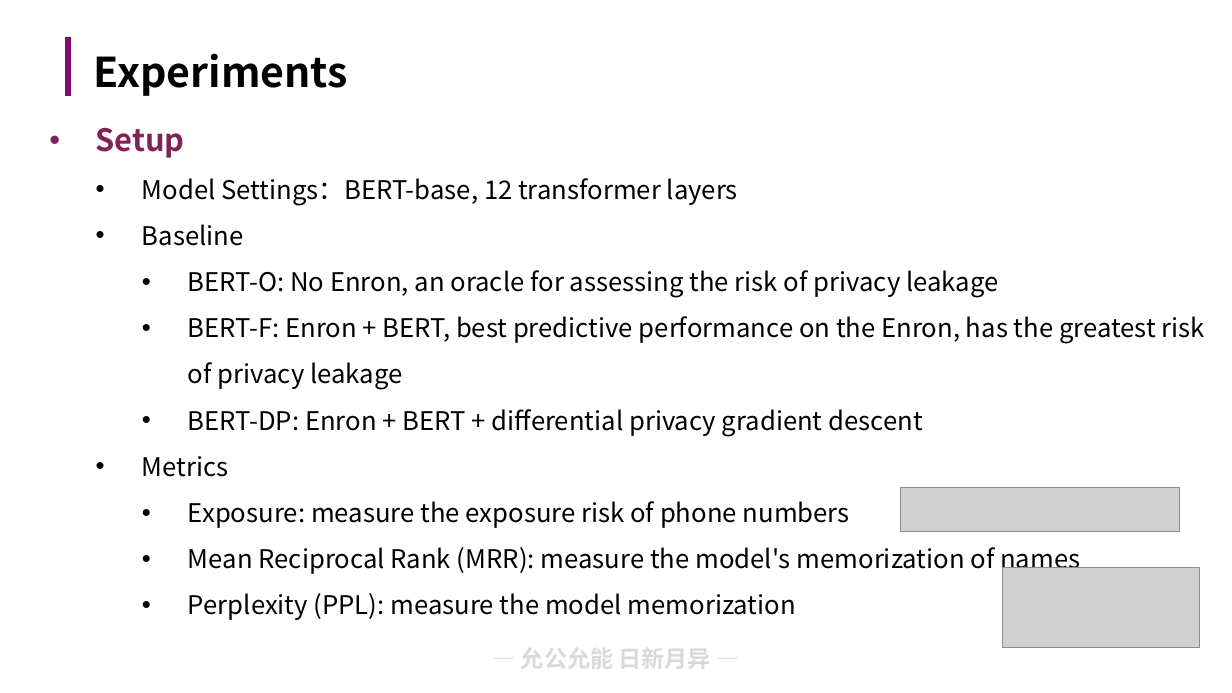
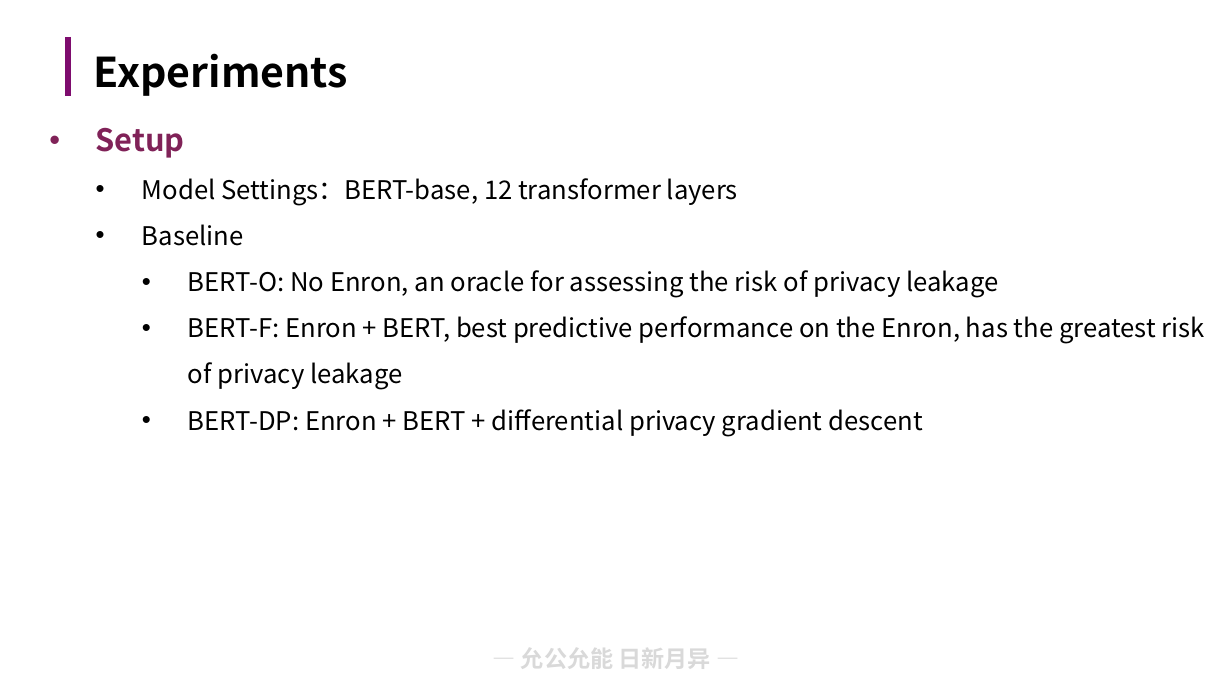
Before and after one commit to lxmliu2002/Data_Security, a slide deck: slide 14 of lab7/report/slides.pptx. Drawn at 1232x693 pixels with LibreOffice and Linux fonts; fonts in the diff are those of the drawing; grey boxes stand for pictures; background and template pictures are left out. Boxes give left, top, right and bottom in pixels: in the first picture for what was removed or moved away, otherwise in the second. Text is boxed around its words. In the diff, an @@ line names an element or a change of style, - is before the commit and + after.

```diff
--- a/lab7/report/slides.pptx
+++ b/lab7/report/slides.pptx
@@ text at box(142, 456, 1080, 620): paragraphs removed @@
-  • Metrics
-    • Exposure: measure the exposure risk of phone numbers
-    • Mean Reciprocal Rank (MRR): measure the model's memorization of names
-    • Perplexity (PPL): measure the model memorization
@@ picture removed at box(900, 488, 1179, 532) @@
@@ picture removed at box(1003, 567, 1200, 648) @@
```
Also in this commit, not shown: 5 other slides changed, 10 slides added.
